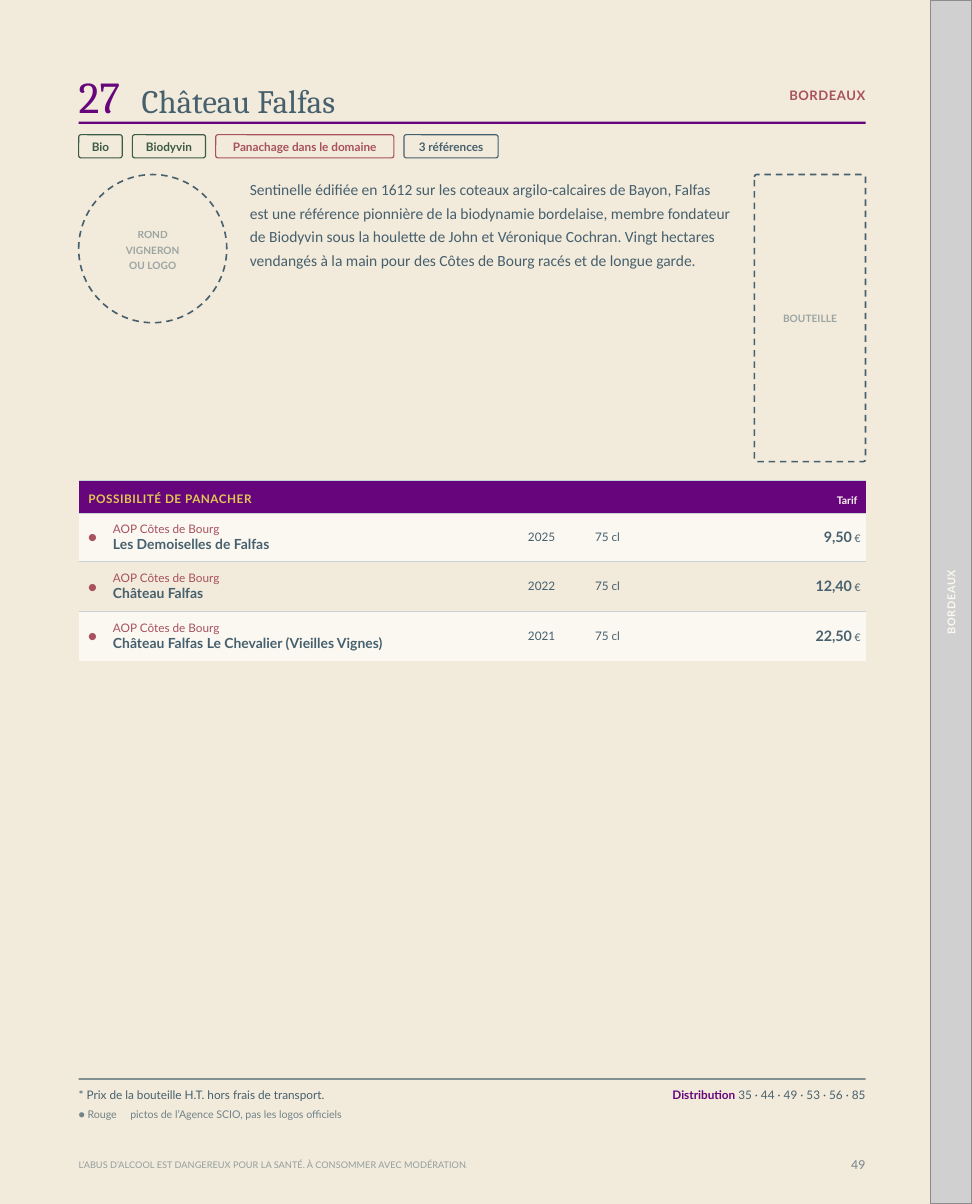
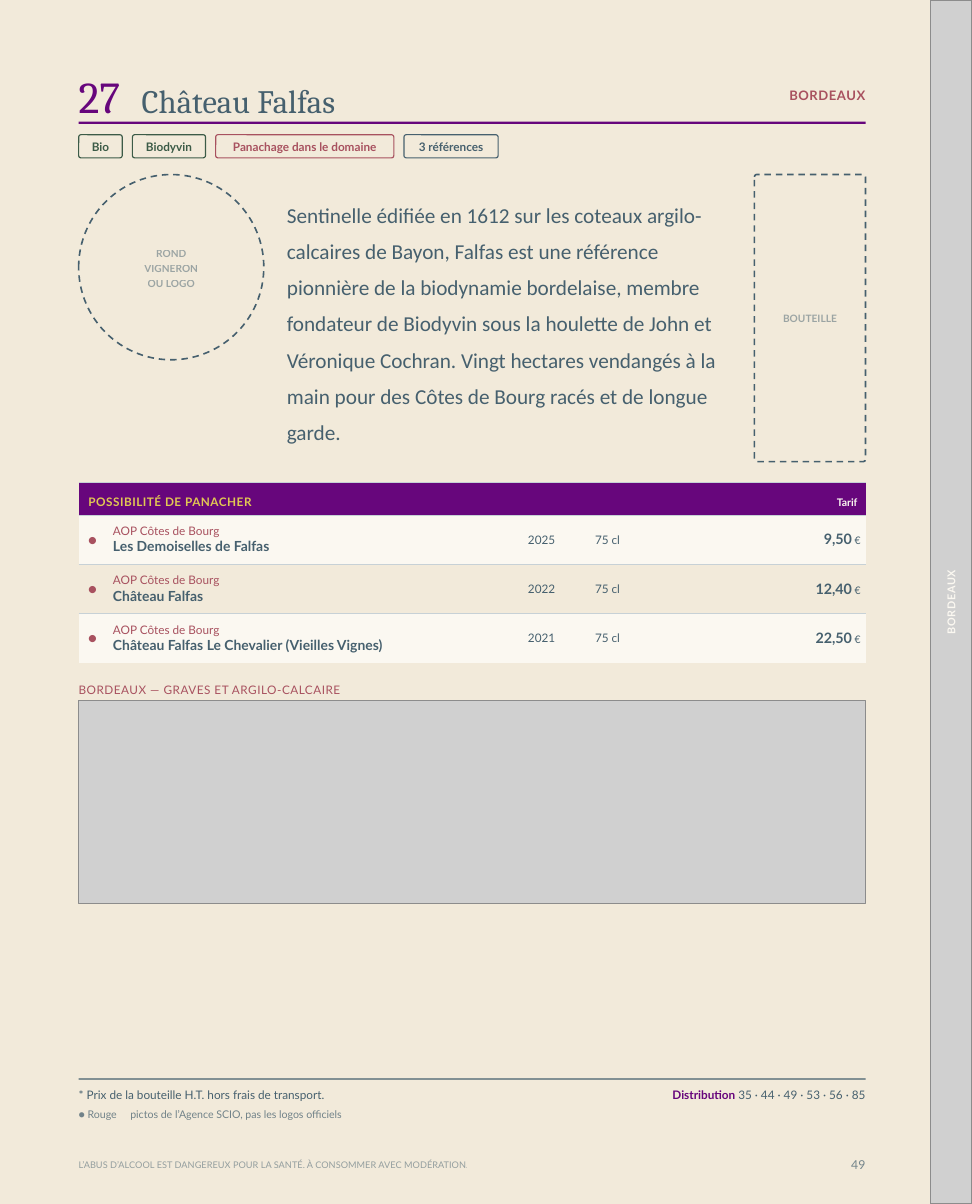
Before and after one commit to paudrysakho-collab/philippe1, a slide deck: slide 49 of dist/catalogue-scio-2026-canva.pptx. Drawn at 972x1204 pixels with LibreOffice and Linux fonts; fonts in the diff are those of the drawing; grey boxes stand for pictures. Boxes give left, top, right and bottom in pixels: in the first picture for what was removed or moved away, otherwise in the second. Text is boxed around its words. In the diff, an @@ line names an element or a change of style, - is before the commit and + after.

```diff
--- a/dist/catalogue-scio-2026-canva.pptx
+++ b/dist/catalogue-scio-2026-canva.pptx
@@ text "ROND" moved from (x1=126, y1=231, x2=180, y2=269) to (x1=144, y1=250, x2=198, y2=287) @@
@@ ellipse resized from (x1=79, y1=174, x2=227, y2=322) to (x1=79, y1=174, x2=263, y2=358) @@
@@ text "Sentinelle édifiée en 1612 sur ..." moved from (x1=250, y1=184, x2=730, y2=269) to (x1=287, y1=208, x2=716, y2=444) @@
@@ text "Sentinelle édifiée en 1612 sur ..." at (x1=287, y1=208, x2=716, y2=444): size 9.5 to 13 pt; line spacing 1.28 to 1.42; vertical alignment top to middle @@
@@ text added at (x1=79, y1=685, x2=340, y2=694), 7.2 pt, text #A8515F @@
+BORDEAUX — GRAVES ET ARGILO-CALCAIRE
@@ picture added at (x1=79, y1=700, x2=865, y2=903) @@
```
Also in this commit, not shown: 49 other slides changed, 16 other files.
